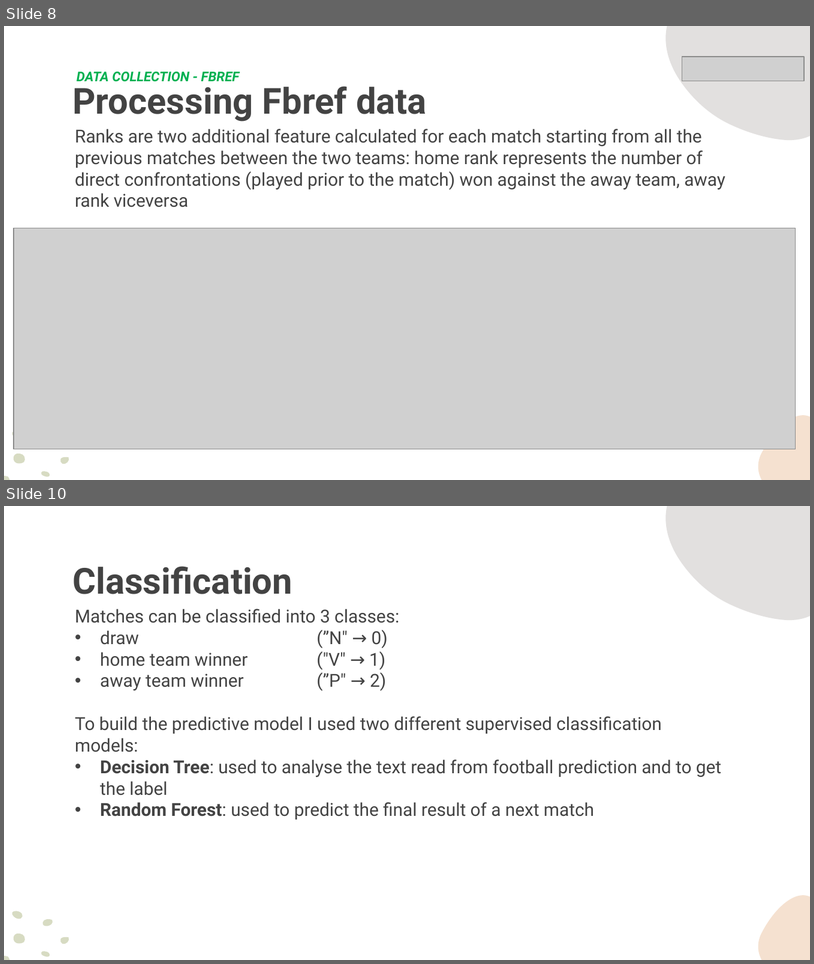
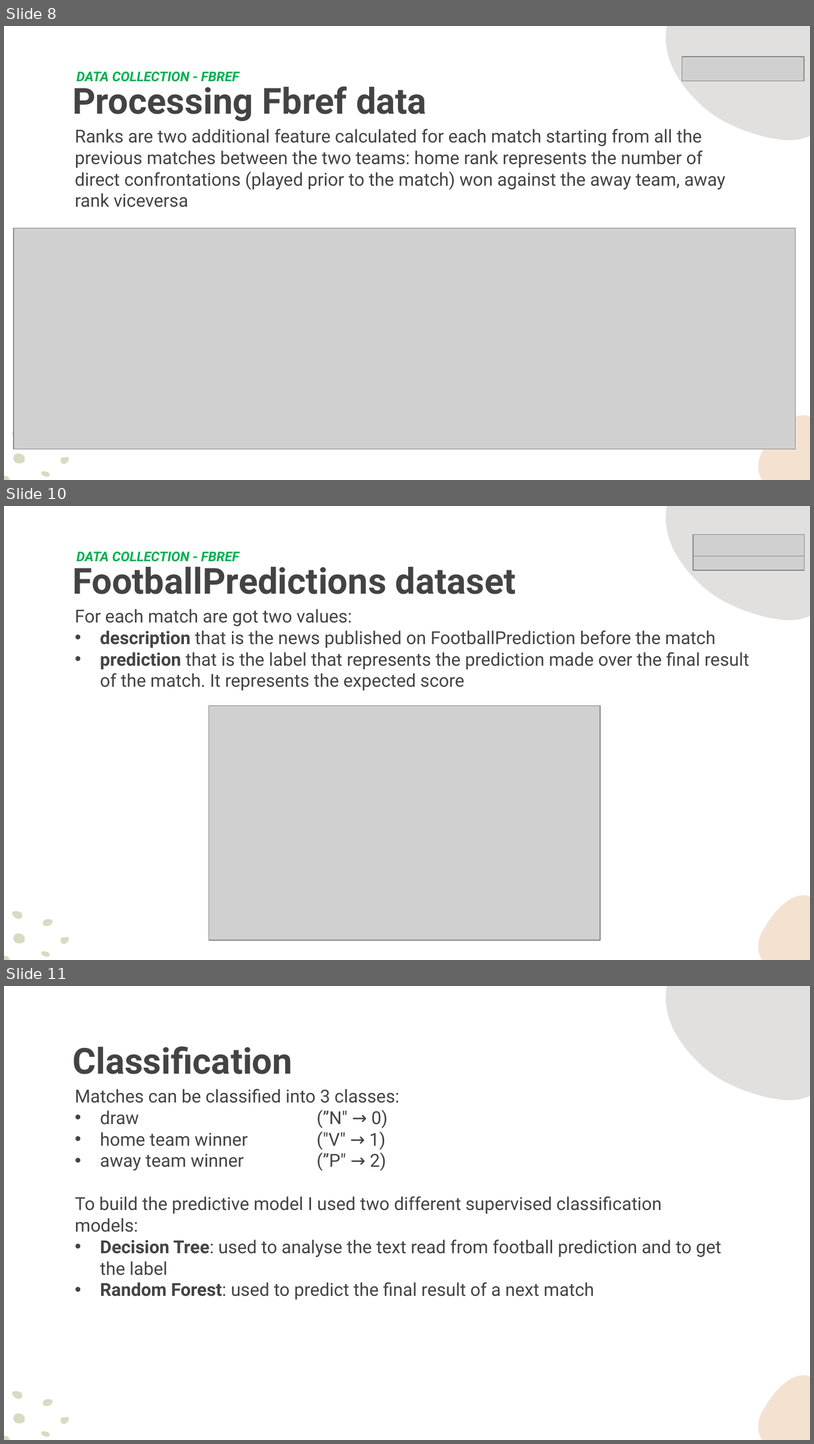
Before and after one commit to Malesone/The-winner-of-the-next-game, a slide deck: Presentation.pptx. Shown one above the other, each under a label of ours: slides 8 and 10 before the commit, slides 8, 10 and 11 after it; the slides between them are not shown. The pictures are 814x964 and 814x1444 pixels, drawn with LibreOffice and Linux fonts; fonts in the diff are those of the drawing; grey boxes stand for pictures; background and template pictures are left out. Boxes give left, top, right and bottom in pixels: in the first picture for what was removed or moved away, otherwise in the second. Text is boxed around its words. In the diff, an @@ line names an element or a change of style, - is before the commit and + after.

```diff
--- a/Presentation.pptx
+++ b/Presentation.pptx
@@ slide 10 added at [4, 506, 810, 960], background picture (left out); not listed: 2 template elements that a slide beside it also shows @@
@@ picture added at [693, 534, 805, 562] @@
@@ text added at [77, 552, 240, 562], 12 pt, text #00B050, bold, italic @@
+DATA COLLECTION - FBREF
@@ picture added at [693, 556, 805, 571] @@
@@ text added at [72, 560, 516, 594], 32 pt, text #434343, bold @@
+FootballPredictions dataset
@@ text added at [75, 609, 749, 690], 16 pt, text #434343 @@
+For each match are got two values:
+• description that is the news published on FootballPrediction before the match
+• prediction that is the label that represents the prediction made over the final result of the match. It represents the expected score
@@ picture added at [209, 706, 601, 940] @@
@@ group added at [4, 907, 72, 960]: 6 freeform shapes @@
@@ what was slide 10 is now slide 11 @@
```
Also in this commit, not shown: 6 slides changed, 3 other slides added, 1 slide removed, 1 other file.
